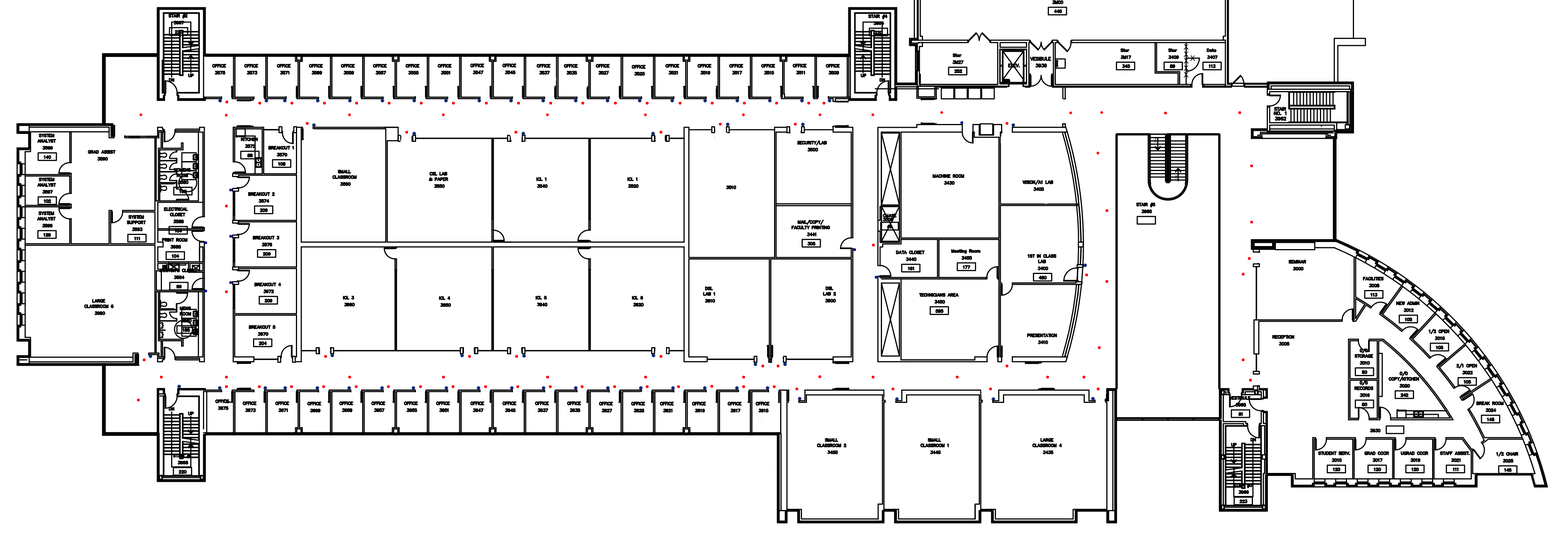
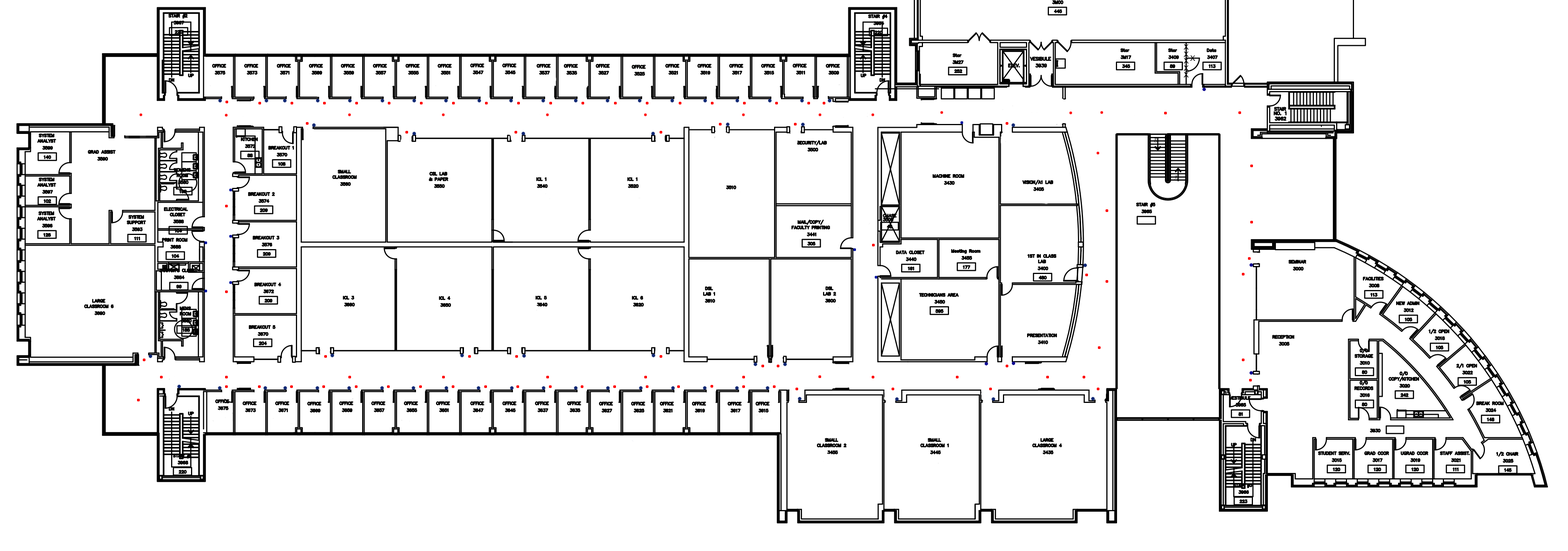
Layers edited between the first and the second 1568x551 image:
painted on "Barcode" over box(984, 87, 1253, 375)
